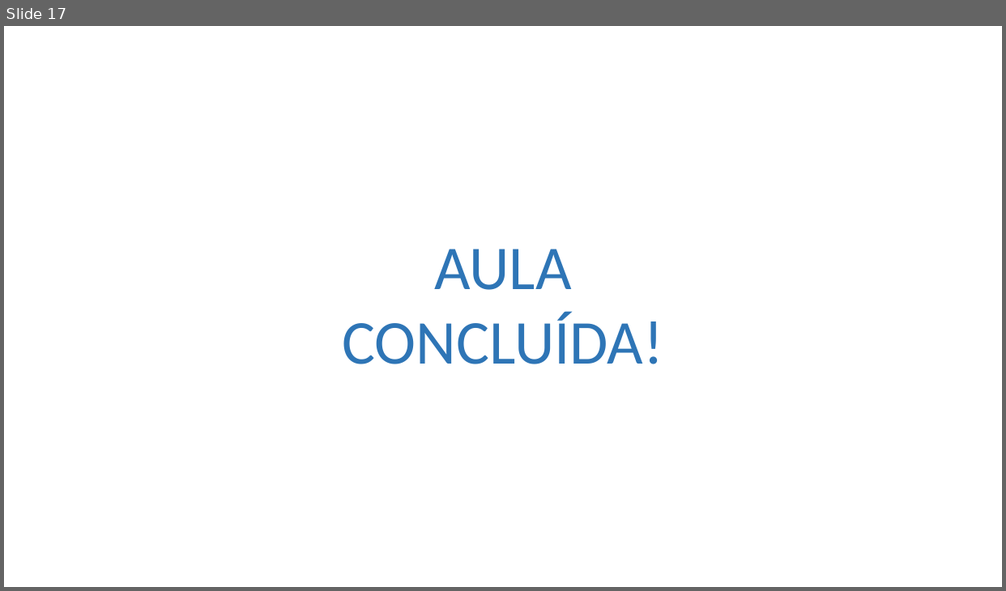
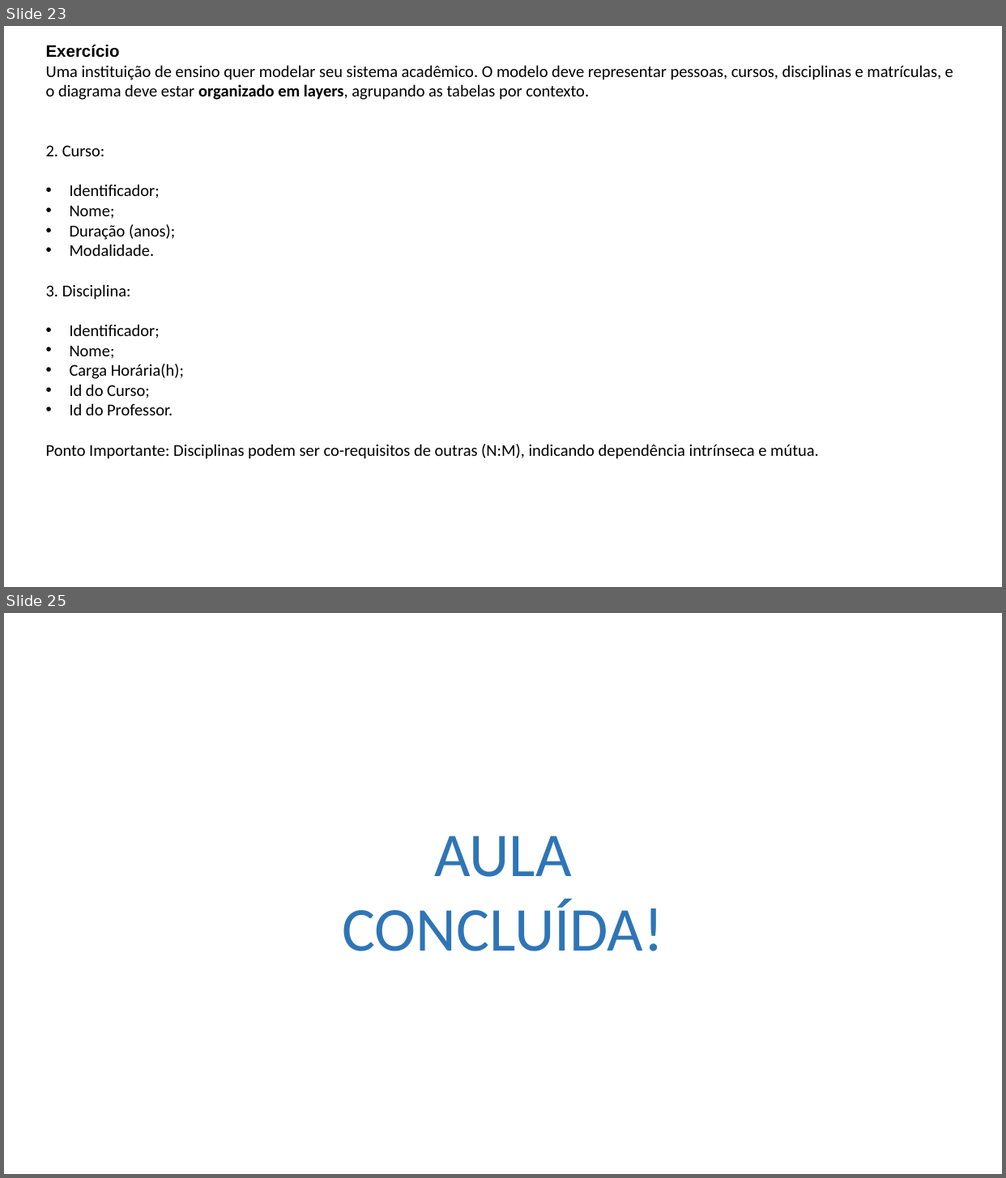
Before and after one commit to Felipe-Tagawa/C07-Monitoria, a slide deck: Aula 04/Models.pptx. Shown one above the other, each under a label of ours: slide 17 before the commit, slides 23 and 25 after it; the slides between them are not shown. The pictures are 1006x591 and 1006x1178 pixels, drawn with LibreOffice and Linux fonts; fonts in the diff are those of the drawing; background and template pictures are left out. Boxes give left, top, right and bottom in pixels: in the first picture for what was removed or moved away, otherwise in the second. Text is boxed around its words. In the diff, an @@ line names an element or a change of style, - is before the commit and + after.

Commit message:
feat: novos slides foram adicionados com novos exercícios

```diff
--- a/Aula 04/Models.pptx
+++ b/Aula 04/Models.pptx
@@ slide 23 added at bbox=[4, 26, 1002, 587], background picture (left out) @@
@@ text added at bbox=[46, 45, 953, 459], 16 pt, text #000000 @@
+Exercício
+Uma instituição de ensino quer modelar seu sistema acadêmico. O modelo deve representar pessoas, cursos, disciplinas e matrículas, e o diagrama deve estar organizado em layers, agrupando as tabelas por contexto.
+2. Curso:
+• Identificador;
+• Nome;
+• Duração (anos);
+• Modalidade.
+3. Disciplina:
+• Identificador;
+• Nome;
+• Carga Horária(h);
+• Id do Curso;
+• Id do Professor.
+Ponto Importante: Disciplinas podem ser co-requisitos de outras (N:M), indicando dependência intrínseca e mútua.
@@ what was slide 17 is now slide 25 @@
```
Also in this commit, not shown: 2 slides changed, 10 other slides added, 3 slides removed, 11 other files.
